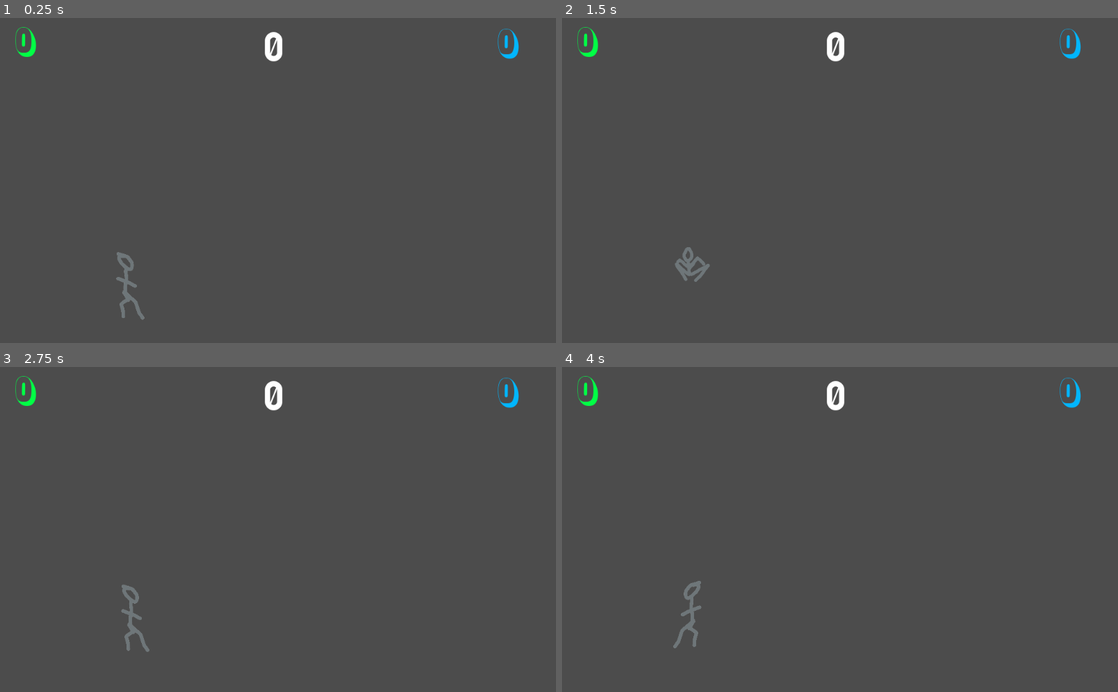
Above: before the commit, frames 1-4 (two rows, left to right).
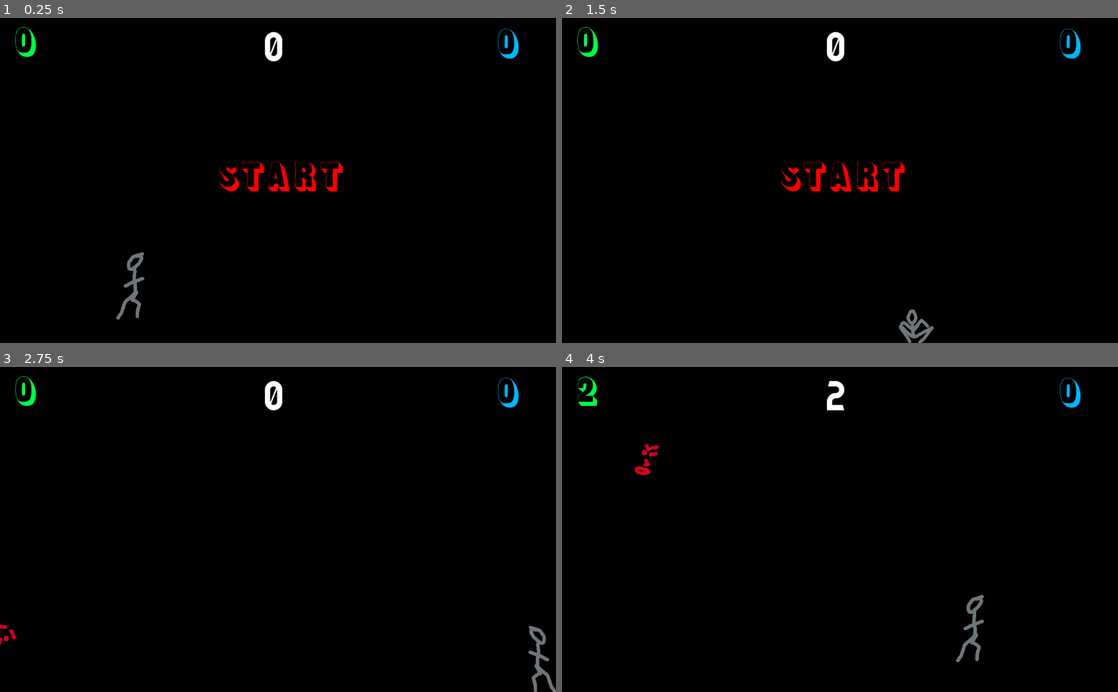
Above: after the commit, the same moments.

Repository: florton/haterz
Game: Godot game, scene res://Main.tscn
The game is run twice, just before and just after one commit, with the same random seed, the same clock (stepped at 60 frames per second) and the same inputs.
Inputs:
- Up to frame 1 (0.25 s): no input
- Up to frame 2 (1.5 s): tap Enter (ui_accept) at 0.5, 1.35 s; hold Right (ui_right) 0.53-1.28 s; hold Enter (ui_accept) 0.53-1.28 s; hold Down (ui_down) from 1.28 s (still down)
- Up to frame 3 (2.75 s): tap Enter (ui_accept) at 1.52, 1.82 s; release Down (ui_down) at 2.03 s; hold Right (ui_right) from 2.03 s (still down); hold Enter (ui_accept) from 2.03 s (still down)
- Up to frame 4 (4 s): release Right (ui_right) at 2.78 s; release Enter (ui_accept) at 2.78 s; hold Up (ui_up) 2.78-3.53 s; tap Enter (ui_accept) at 2.85, 3.02, 3.32 s; hold Left (ui_left) from 3.53 s (still down); hold Enter (ui_accept) from 3.53 s (still down)

The runs differ from the first frame. In frame 1, 100% of the frame differs, in the area x 0-100%, y 0-100%; in frame 2, 100%; in frame 3, 100%; in frame 4, 100%.

Commit message:
collison box updates

Diff:
--- a/Main.gd
+++ b/Main.gd
@@ -2,9 +2,13 @@
 
 export (PackedScene) var Mob
 var score
+var dead = false
 
 func _ready():
 	randomize()
+	var screen_size = OS.get_screen_size()
+	var window_size = OS.get_window_size()
+	OS.set_window_position(screen_size*0.5 - window_size*0.5)
 	new_game()
 
 func game_over():
@@ -12,6 +16,7 @@
 	$MobTimer.stop()
 	$HUD.reset_score()
 	$Player.die()
+	dead = true
 	var enemies = get_tree().get_nodes_in_group("enemies")
 	for enemy in enemies:
 		enemy.queue_free()
@@ -19,14 +24,17 @@
 func new_game():
 	score = 0
 	$Player.start($StartPosition.position)
+	$HUD/StartLabel.visible = true
 	$StartTimer.start()
 	$MobTimer.wait_time = 0.75
 
 func _process(_delta):
 	if Input.is_action_pressed("ui_accept"):
-		new_game()
+		if dead:
+			new_game()
 
 func _on_StartTimer_timeout():
+	$HUD/StartLabel.visible = false
 	$MobTimer.start()
 	$ScoreTimer.start()
 
--- a/Main.tscn
+++ b/Main.tscn
@@ -23,6 +23,13 @@
 [node name="Main" type="Node"]
 script = ExtResource( 2 )
 Mob = ExtResource( 3 )
+
+[node name="ColorRect" type="ColorRect" parent="."]
+margin_left = -11.0
+margin_top = -7.0
+margin_right = 1032.0
+margin_bottom = 611.0
+color = Color( 0, 0, 0, 1 )
 
 [node name="Player" parent="." instance=ExtResource( 1 )]
 speed = 550
@@ -65,24 +72,31 @@
 margin_top = 16.0
 margin_right = 70.0
 margin_bottom = 84.0
+custom_colors/font_color = Color( 0, 1, 0.27451, 1 )
 custom_fonts/font = SubResource( 3 )
-custom_colors/font_color = Color( 0, 1, 0.27451, 1 )
 text = "0"
-__meta__ = {
-"_edit_use_anchors_": false
-}
 
 [node name="LastScoreLabel" type="Label" parent="HUD"]
 margin_left = 912.89
 margin_top = 19.1784
 margin_right = 958.89
 margin_bottom = 87.1784
+custom_colors/font_color = Color( 0, 0.717647, 1, 1 )
 custom_fonts/font = SubResource( 3 )
-custom_colors/font_color = Color( 0, 0.717647, 1, 1 )
 text = "0"
 __meta__ = {
 "_edit_use_anchors_": false
 }
+
+[node name="StartLabel" type="Label" parent="HUD"]
+margin_left = 400.0
+margin_top = 264.0
+margin_right = 634.0
+margin_bottom = 332.0
+custom_colors/font_color = Color( 1, 0, 0, 1 )
+custom_fonts/font = SubResource( 3 )
+text = "START"
+
 [connection signal="hit" from="Player" to="." method="game_over"]
 [connection signal="timeout" from="MobTimer" to="." method="_on_MobTimer_timeout"]
 [connection signal="timeout" from="ScoreTimer" to="." method="_on_ScoreTimer_timeout"]
--- a/Mob.tscn
+++ b/Mob.tscn
@@ -7,11 +7,6 @@
 
 [sub_resource type="SpriteFrames" id=1]
 animations = [ {
-"frames": [ ExtResource( 1 ) ],
-"loop": true,
-"name": "walk",
-"speed": 5.0
-}, {
 "frames": [ ExtResource( 2 ) ],
 "loop": true,
 "name": "fly",
@@ -21,21 +16,23 @@
 "loop": true,
 "name": "swim",
 "speed": 5.0
+}, {
+"frames": [ ExtResource( 1 ) ],
+"loop": true,
+"name": "walk",
+"speed": 5.0
 } ]
 
 [sub_resource type="RectangleShape2D" id=2]
 extents = Vector2( 16.0793, 28.3932 )
 
-[node name="Mob" type="RigidBody2D" groups=[
-"enemies",
-]]
+[node name="Mob" type="RigidBody2D" groups=["enemies"]]
 collision_mask = 0
 gravity_scale = 0.0
 custom_integrator = true
+contacts_reported = 1
+contact_monitor = true
 script = ExtResource( 4 )
-__meta__ = {
-"_edit_group_": true
-}
 
 [node name="AnimatedSprite" type="AnimatedSprite" parent="."]
 scale = Vector2( 0.25, 0.25 )
@@ -47,5 +44,7 @@
 shape = SubResource( 2 )
 
 [node name="VisibilityNotifier2D" type="VisibilityNotifier2D" parent="."]
-scale = Vector2( 2.88393, 4.04849 )
+position = Vector2( 9.53674e-07, -1.61524 )
+scale = Vector2( 0.8, 0.961524 )
+
 [connection signal="screen_exited" from="VisibilityNotifier2D" to="." method="_on_VisibilityNotifier2D_screen_exited"]
--- a/Player.gd
+++ b/Player.gd
@@ -1,4 +1,5 @@
 extends Area2D
+
 signal hit
 
 export var speed = 400  # How fast the player will move (pixels/sec).
@@ -16,11 +17,16 @@
 	isDead = false
 	$AnimatedSprite.animation = "walk"
 	show()
-	$CollisionShape2D.disabled = false
 
 func _ready():
 	screen_size = get_viewport_rect().size
 	hide()
+
+func loadCollisionBox(name):
+	$StandCollisionR.disabled = name != "standR"
+	$StandCollisionL.disabled = name != "standL"
+	$JumpCollision.disabled = name != "jump"
+	$CrouchCollision.disabled = name != "crouch"
 
 func _process(delta):
 	var velocity = Vector2()  # The player's movement vector.
@@ -53,27 +59,24 @@
 	if !isDead:
 		if velocity.y != 0 && gravity > 0:
 			$AnimatedSprite.animation = "up"
+			loadCollisionBox("jump")
 			$AnimatedSprite.flip_v = velocity.y > 0
-		elif velocity.x != 0 || isOnGround:
+		elif velocity.x != 0 || (isOnGround && !isCrouching):
 			$AnimatedSprite.animation = "walk"
+			loadCollisionBox("standL" if velocity.x < 0 else "standR")
 			$AnimatedSprite.flip_v = false
 			$AnimatedSprite.flip_h = velocity.x < 0
-
 		if isCrouching:
-			$CollisionShape2D.scale.y = 0.5
+			loadCollisionBox("crouch")
 			$AnimatedSprite.animation = "crouch"
 			if isOnGround:
 				position.y += crouch_buffer
-		else:
-			$CollisionShape2D.scale.y = 1
 
 	if isOnGround:
 		gravity = 0
 
 func _on_Player_body_entered(_body):
-	#hide()  # Player disappears after being hit.
 	emit_signal("hit")
-	$CollisionShape2D.set_deferred("disabled", true)
 
 func die():
 	isDead = true
--- a/Player.tscn
+++ b/Player.tscn
@@ -8,6 +8,16 @@
 
 [sub_resource type="SpriteFrames" id=1]
 animations = [ {
+"frames": [ ExtResource( 4 ) ],
+"loop": true,
+"name": "crouch",
+"speed": 5.0
+}, {
+"frames": [ ExtResource( 5 ) ],
+"loop": true,
+"name": "dead",
+"speed": 5.0
+}, {
 "frames": [ ExtResource( 2 ) ],
 "loop": true,
 "name": "up",
@@ -17,33 +27,60 @@
 "loop": true,
 "name": "walk",
 "speed": 5.0
-}, {
-"frames": [ ExtResource( 4 ) ],
-"loop": true,
-"name": "crouch",
-"speed": 5.0
-}, {
-"frames": [ ExtResource( 5 ) ],
-"loop": true,
-"name": "dead",
-"speed": 5.0
 } ]
 
-[sub_resource type="RectangleShape2D" id=2]
-extents = Vector2( 17.9508, 50.2097 )
+[sub_resource type="CapsuleShape2D" id=3]
+radius = 16.3107
+height = 84.7914
+
+[sub_resource type="CapsuleShape2D" id=4]
+radius = 16.8723
+height = 87.7794
+
+[sub_resource type="CapsuleShape2D" id=5]
+radius = 28.0196
+height = 44.0436
+
+[sub_resource type="CapsuleShape2D" id=2]
+radius = 26.6763
+height = 6.97091
 
 [node name="Player" type="Area2D"]
-position = Vector2( 0, -0.667419 )
 script = ExtResource( 1 )
 __meta__ = {
-"_edit_group_": true
+"_edit_group_": true,
+"_edit_lock_": true
 }
 
 [node name="AnimatedSprite" type="AnimatedSprite" parent="."]
 scale = Vector2( 0.25, 0.25 )
 frames = SubResource( 1 )
-animation = "walk"
+animation = "crouch"
+flip_h = true
+__meta__ = {
+"_edit_lock_": true
+}
 
-[node name="CollisionShape2D" type="CollisionShape2D" parent="."]
+[node name="StandCollisionR" type="CollisionShape2D" parent="."]
+position = Vector2( -5, 1 )
+rotation = -0.0994838
+scale = Vector2( 1, 1 )
+shape = SubResource( 3 )
+
+[node name="StandCollisionL" type="CollisionShape2D" parent="."]
+position = Vector2( 5, 5 )
+rotation = 0.118682
+scale = Vector2( 1, 1 )
+shape = SubResource( 4 )
+
+[node name="JumpCollision" type="CollisionShape2D" parent="."]
+position = Vector2( 1, -5 )
+rotation = -0.699877
+shape = SubResource( 5 )
+
+[node name="CrouchCollision" type="CollisionShape2D" parent="."]
+position = Vector2( 1, 2 )
+rotation = -0.706858
 shape = SubResource( 2 )
+
 [connection signal="body_entered" from="." to="." method="_on_Player_body_entered"]
--- a/project.godot
+++ b/project.godot
@@ -10,7 +10,6 @@
 
 _global_script_classes=[  ]
 _global_script_class_icons={
-
 }
 
 [application]
@@ -21,7 +20,30 @@
 
 [display]
 
-window/size/resizable=false
+window/stretch/mode="viewport"
+
+[global]
+
+placement=false
+window=false
+
+[input]
+
+ui_accept={
+"deadzone": 0.5,
+"events": [ Object(InputEventKey,"resource_local_to_scene":false,"resource_name":"","device":0,"alt":false,"shift":false,"control":false,"meta":false,"command":false,"pressed":false,"scancode":16777221,"physical_scancode":0,"unicode":0,"echo":false,"script":null)
+, Object(InputEventKey,"resource_local_to_scene":false,"resource_name":"","device":0,"alt":false,"shift":false,"control":false,"meta":false,"command":false,"pressed":false,"scancode":16777222,"physical_scancode":0,"unicode":0,"echo":false,"script":null)
+, Object(InputEventJoypadButton,"resource_local_to_scene":false,"resource_name":"","device":0,"button_index":0,"pressure":0.0,"pressed":false,"script":null)
+, Object(InputEventKey,"resource_local_to_scene":false,"resource_name":"","device":0,"alt":false,"shift":false,"control":false,"meta":false,"command":false,"pressed":false,"scancode":0,"physical_scancode":82,"unicode":0,"echo":false,"script":null)
+ ]
+}
+ui_up={
+"deadzone": 0.5,
+"events": [ Object(InputEventKey,"resource_local_to_scene":false,"resource_name":"","device":0,"alt":false,"shift":false,"control":false,"meta":false,"command":false,"pressed":false,"scancode":16777232,"physical_scancode":0,"unicode":0,"echo":false,"script":null)
+, Object(InputEventJoypadButton,"resource_local_to_scene":false,"resource_name":"","device":0,"button_index":12,"pressure":0.0,"pressed":false,"script":null)
+, Object(InputEventKey,"resource_local_to_scene":false,"resource_name":"","device":0,"alt":false,"shift":false,"control":false,"meta":false,"command":false,"pressed":false,"scancode":0,"physical_scancode":32,"unicode":0,"echo":false,"script":null)
+ ]
+}
 
 [rendering]
 
Not shown: 1 places in Player.tscn that only renumber resources
Not shown, changed: bad.png.import
Not shown, changed: bad1.png.import
Not shown, changed: bad2.png.import
Not shown, changed: crouch.png.import
Not shown, changed: ded.png.import
Not shown, changed: favicon.png.import
Not shown, changed: icon.png.import
Not shown, changed: walk.png.import
